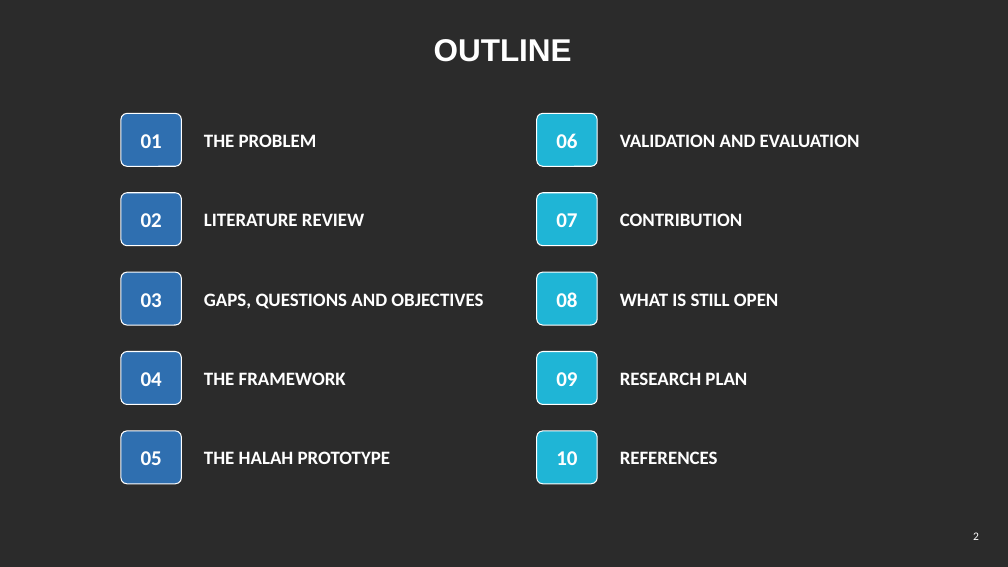
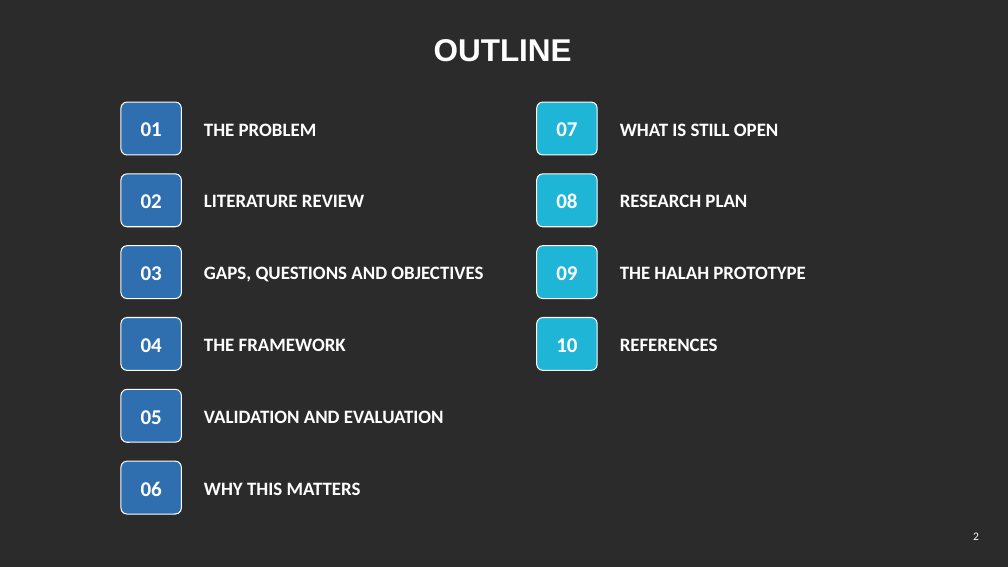
Before and after one commit to yasir12345678900/HealthRWA-Sepolia-Personal-try, a slide deck: slide 2 of docs/Yasir_Candidature_Reassessment_Slides_Simple.pptx. Drawn at 1008x567 pixels with LibreOffice and Linux fonts; fonts in the diff are those of the drawing; background and template pictures are left out; a plain dark background stands for a picture behind light text. Boxes give left, top, right and bottom in pixels: in the first picture for what was removed or moved away, otherwise in the second. Text is boxed around its words. In the diff, an @@ line names an element or a change of style, - is before the commit and + after.

```diff
--- a/docs/Yasir_Candidature_Reassessment_Slides_Simple.pptx
+++ b/docs/Yasir_Candidature_Reassessment_Slides_Simple.pptx
@@ 2 texts, 1 rounded rectangle moved together from (x1=121, y1=113, x2=317, y2=166) to (x1=121, y1=102, x2=317, y2=155) @@
@@ text "07" moved from (x1=556, y1=213, x2=577, y2=227) to (x1=556, y1=122, x2=577, y2=136) @@
@@ rounded rectangle moved from (x1=537, y1=193, x2=597, y2=246) to (x1=537, y1=102, x2=597, y2=155) @@
@@ text "WHAT IS STILL OPEN" moved from (x1=620, y1=293, x2=778, y2=306) to (x1=620, y1=123, x2=778, y2=136) @@
@@ 2 texts, 1 rounded rectangle moved together from (x1=121, y1=193, x2=364, y2=246) to (x1=121, y1=174, x2=364, y2=227) @@
@@ text "08" moved from (x1=556, y1=292, x2=577, y2=307) to (x1=556, y1=193, x2=577, y2=208) @@
@@ rounded rectangle moved from (x1=537, y1=272, x2=597, y2=325) to (x1=537, y1=174, x2=597, y2=227) @@
@@ text "RESEARCH PLAN" moved from (x1=620, y1=372, x2=747, y2=385) to (x1=620, y1=194, x2=747, y2=207) @@
@@ text removed at (x1=620, y1=213, x2=743, y2=226) @@
-CONTRIBUTION
@@ 2 texts, 1 rounded rectangle moved together from (x1=121, y1=272, x2=483, y2=325) to (x1=121, y1=246, x2=483, y2=299) @@
@@ text "09" moved from (x1=556, y1=372, x2=577, y2=386) to (x1=556, y1=266, x2=577, y2=280) @@
@@ rounded rectangle moved from (x1=537, y1=352, x2=597, y2=405) to (x1=537, y1=246, x2=597, y2=299) @@
@@ text "THE HALAH PROTOTYPE" moved from (x1=204, y1=451, x2=390, y2=464) to (x1=620, y1=266, x2=805, y2=279) @@
@@ 2 texts, 1 rounded rectangle moved together from (x1=121, y1=352, x2=346, y2=405) to (x1=121, y1=318, x2=346, y2=371) @@
@@ 2 texts, 1 rounded rectangle moved together from (x1=537, y1=431, x2=718, y2=484) to (x1=537, y1=318, x2=718, y2=371) @@
@@ text "05" moved from (x1=141, y1=451, x2=162, y2=465) to (x1=141, y1=410, x2=162, y2=424) @@
@@ rounded rectangle moved from (x1=121, y1=431, x2=181, y2=484) to (x1=121, y1=389, x2=181, y2=442) @@
@@ text "VALIDATION AND EVALUATION" moved from (x1=620, y1=134, x2=860, y2=147) to (x1=204, y1=410, x2=444, y2=423) @@
@@ text "06" moved from (x1=556, y1=133, x2=577, y2=148) to (x1=141, y1=481, x2=162, y2=496) @@
@@ rounded rectangle moved from (x1=537, y1=113, x2=597, y2=166) to (x1=121, y1=461, x2=181, y2=514) @@
@@ rounded rectangle at (x1=121, y1=461, x2=181, y2=514): fill #1FB5D6 to #2F6FB0 @@
@@ text added at (x1=204, y1=482, x2=361, y2=495), 18 pt, text #FFFFFF, bold @@
+WHY THIS MATTERS
```
Also in this commit, not shown: 15 other slides changed, 1 other file.
